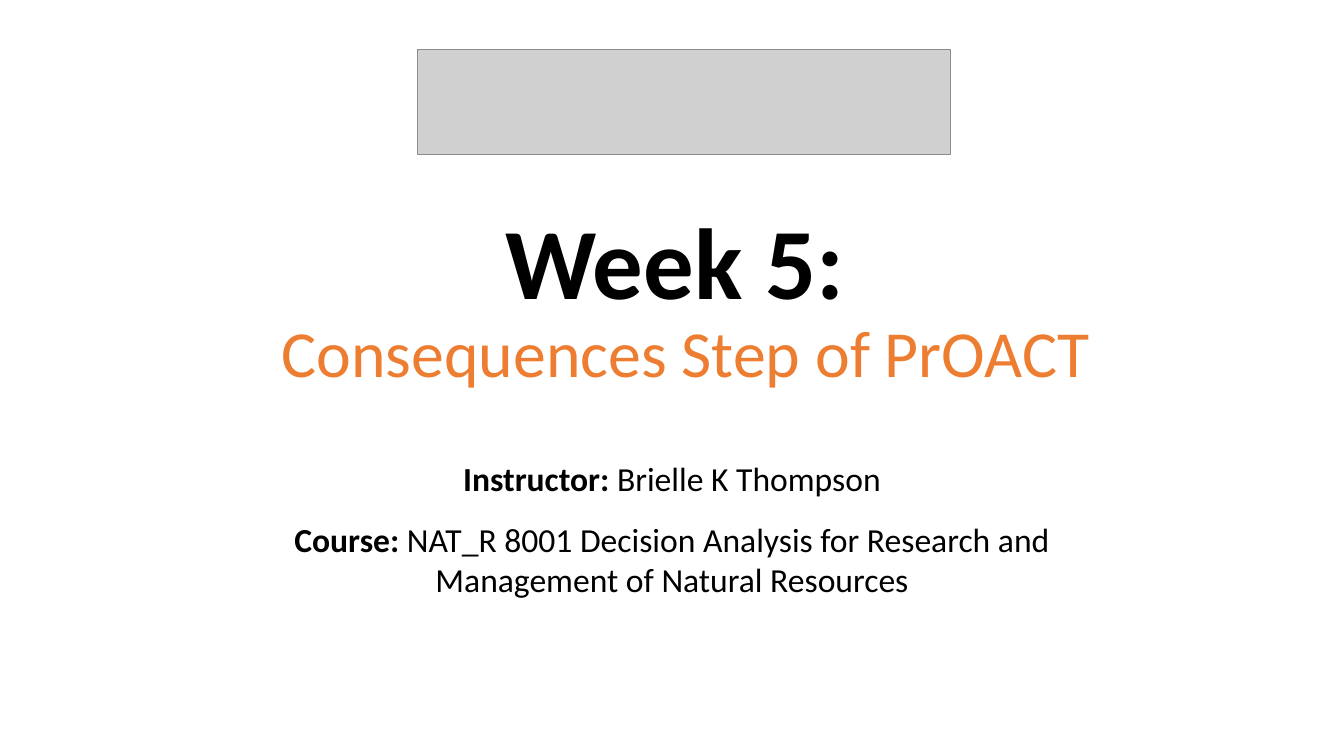
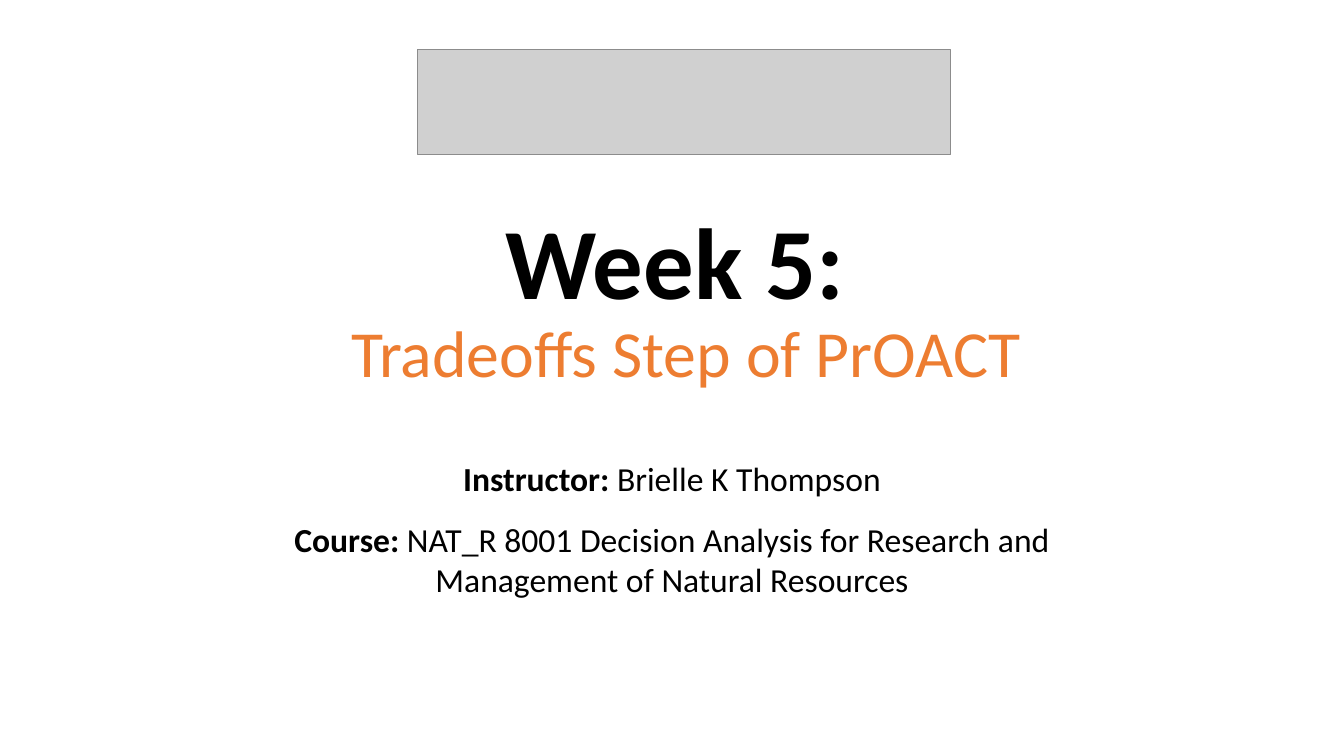
Before and after one commit to briellekthompson/NATR_8001_DecisionAnalysis_Fall25_Mizzou, a slide deck: slide 1 of material/Week5-Tradeoffs/Week5_SDM_Mizzou.pptx. Drawn at 1344x756 pixels with LibreOffice and Linux fonts; fonts in the diff are those of the drawing; grey boxes stand for pictures. Boxes give left, top, right and bottom in pixels: in the first picture for what was removed or moved away, otherwise in the second. Text is boxed around its words. In the diff, an @@ line names an element or a change of style, - is before the commit and + after.

Commit message:
Week 5 material

```diff
--- a/material/Week5-Tradeoffs/Week5_SDM_Mizzou.pptx
+++ b/material/Week5-Tradeoffs/Week5_SDM_Mizzou.pptx
@@ title at <box>351,228,1021,388</box>: text changed @@
-Week 5:
-Consequences Step of PrOACT
+Week 5:
+Tradeoffs Step of PrOACT
```
Also in this commit, not shown: 1 other slide changed, 49 slides added, 1 slide removed, 5 other files.
